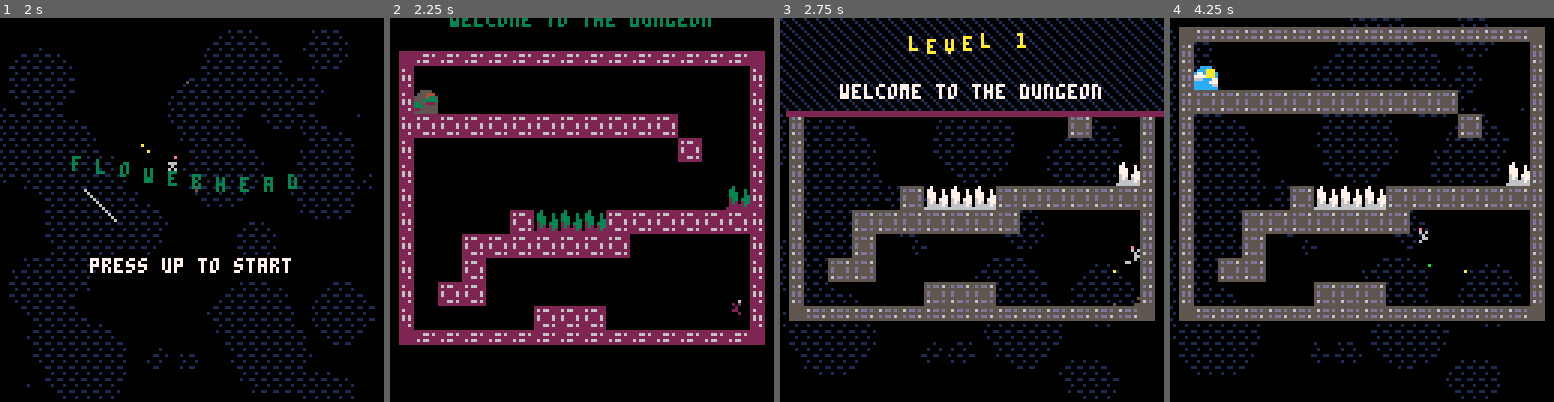
Above: before the commit, frames 1-4 (left to right).
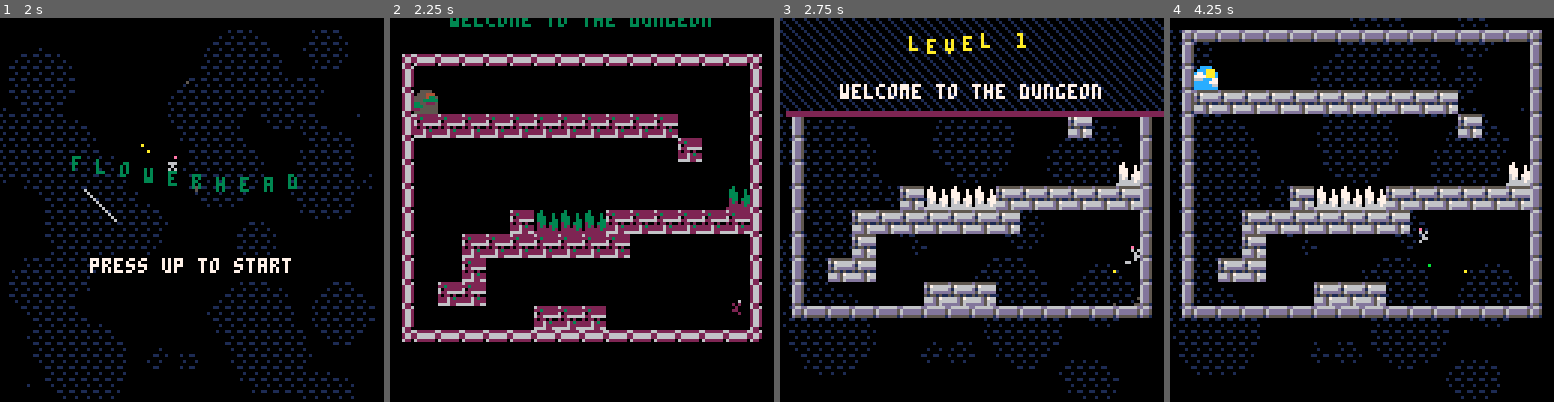
Above: after the commit, the same moments.

Repository: charlietran/flowerhead
Game: PICO-8 cartridge flowerhead.p8
Same seed, same stepped clock (60 frames per second), same inputs: the game is played once before the commit and once after it.
Inputs:
- Up to frame 1 (2 s): tap X (X key) at 0.33, 1.07, 1.85 s; tap O (Z key) at 0.7, 1.7 s; hold Right from 1.6 s (still down)
- Up to frame 2 (2.25 s): release Right at 2.1 s; tap O (Z key) at 2.1 s; hold Up from 2.15 s (still down)
- Up to frame 3 (2.75 s): release Up at 2.42 s; hold Right from 2.47 s (still down); tap O (Z key) at 2.5 s
- Up to frame 4 (4.25 s): tap O (Z key) every 0.4 s from 2.9 to 4.1 s; tap X (X key) at 2.97, 4.08 s; release Right at 3.03 s; hold Left 3.08-3.58 s; hold Down 3.63-3.97 s; hold Right from 4.02 s (still down)

Frame 1 is identical in both runs. In frame 2, 13% of the frame differs, in the area x 2-98%, y 8-86%; in frame 3, 12%; in frame 4, 19%, in the area x 2-98%, y 2-79%.

Commit message:
Big graphics update!
Updating the floor tile feel to be brighter and more mario-like
Old gfx saved for posterity

Diff:
--- a/flowerhead.p8
+++ b/flowerhead.p8
@@ -2417,14 +2417,14 @@
 end
 
 __gfx__
-00000000555555550005555555555555555550000000000055555000000555550000000000000000333333334444444433333333000000000000000000000000
-000000005d5dd5650005d565565dd5d55d5650000000000055555000000555550000000000000000333333334555455433333333000000000000000000000000
-00700700555555550005555555555555555550000000000055555000000555550000000000000000333333334444444435535333000000000000000000000000
-000770005d5555d50005d5d55d5dd5655d5d5000555555555555500000055555000555555555500033333333444555543d5dd535000000000000000000000000
-000770005d5555d50005d5d5555555555d5d5000565dd5d555555000000555550005555555555000333335334545444455555555000000000000000000000000
-00700700555555550005555500000000555550005555555500000000000000000005555555555000335535354444445400000000000000000000000000000000
-00000000565dd5d5000565d500000000565d50005d5dd5650000000000000000000555555555500035dd5d554555455400000000000000000000000000000000
-00000000555555550005555500000000555550005555555500000000000000000005555555555000555555554444444400000000000000000000000000000000
+00000000d55555550000d66dd666666dd66d000000000000d66d00000000d66d0000000000000000333333330000000033333333000000000000000000000000
+000000006576666600006dd56dddddd56dd50000000000006dd5000000006dd50000000000000000333333330000000033333333000000000000000000000000
+00700700d166666600006dd56dddddd56dd50000000000006dd5000000006dd50000000000000000333b3333000000003dd3d333000000000000000000000000
+00077000d56ddddd00006dd5d55555516dd5000000000000d55100000000d55100000000000000003333333b0000000035535531000000000000000000000000
+000770005155151100006dd5000000006dd50000d666666d00000000000000000000d66dd66d00003b3335330000000030030030000000000000000000000000
+00700700666d576600006dd5000000006dd500006dddddd5000000000000000000006dd56dd50000336d37360000000000030000000000000000000000000000
+00000000666d566600006dd5000000006dd500006dddddd5000000000000000000006dd56dd50000366d56660000000000000000000000000000000000000000
+00000000dddd56dd0000d55100000000d5510000d555555100000000000000000000d551d5510000dddd56dd0000000000000000000000000000000000000000
 0c0c000c000c000000b000000000000000b000b00000000000000000000000000770004000000000000000000000000000000000000000000000000000000000
 0b00b00b00b0000004004b040040040b400400400000000000000000000000007667040000004400000440000000000000000000000000000000000000000000
 070700070007000000000000b0b0b0000000000000000000000000000000000007667a007777a000a66a00000000000000000000000000000000000000000000
@@ -2675,7 +2675,7 @@
 
 
 __gff__
-000301030101010101010101010000000000000000000000000000000000000008080808080c0c0c0c0c0000000000001010101000000000000000000000000000000000000000000000000000000000000000000000002020202020200000000000000000000000000000000000000000000000000000000000000000000000
+000301030101010101010100010000000000000000000000000000000000000008080808080c0c0c0c0c0000000000001010101000000000000000000000000000000000000000000000000000000000000000000000002020202020200000000000000000000000000000000000000000000000000000000000000000000000
 0000000000000000000000000000000000000000000000000000000000000000000000000000000000000000000000000000000000000000000000000000000000000000000000000000000000000000000000000000000000000000000000000000000000000000000000000000000000000000000000000000000000000000
 __map__
 0805050505050505050505050505050908050505050505050505050505050509080505050505050505050505050509000000000000000000000000000000000000000000000000000000000000000000000000000000000000000000000000000000000000000000000000000000000000000000000000000000000000000000
@@ -2683,7 +2683,7 @@
 0224700000000000000000000000000402010000003132000000000000000104020000000000000000000000000004000000000000000000000000000000000000000000000000000000000000000000000000000000000000000000000000000000000000000000000000000000000000000000000000000000000000000000
 0201010101010101010101010000000402000000003132000000000000000004020000000000005700000000000004000000000000000000000000000000000000000000000000000000000000000000000000000000000000000000000000000000000000000000000000000000000000000000000000000000000000000000
 0200000000000000000000000100000402000000003132000000000000000004020000000000000000000000000004000000000000000000000000000000000000000000000000000000000000000000000000000000000000000000000000000000000000000000000000000000000000000000000000000000000000000000
-0200000000000000000000000000000402240000000000000000010000000004020000000000010101000000000004000000000000000000000000000000000000000000000000000000000000000000000000000000000000000000000000000000000000000000000000000000000000000000000000000000000000000000
+0200000000000000000000000000000402240000003132000000010000000004020000000000010101000000000004000000000000000000000000000000000000000000000000000000000000000000000000000000000000000000000000000000000000000000000000000000000000000000000000000000000000000000
 0200000000000000000000000000300402013000000000000001010100000004020100000000000000000000000104000000000000000000000000000000000000000000000000000000000000000000000000000000000000000000000000000000000000000000000000000000000000000000000000000000000000000000
 0200000000013030300101010101010402010101010101010101010101000004020000000000000000000000000004000000000000000000000000000000000000000000000000000000000000000000000000000000000000000000000000000000000000000000000000000000000000000000000000000000000000000000
 0200000101010101010100000000000402000000003333000033330001010004020000000101010101010100000004000000000000000000000000000000000000000000000000000000000000000000000000000000000000000000000000000000000000000000000000000000000000000000000000000000000000000000
Not shown, added: sprites-2018-10-17.png
